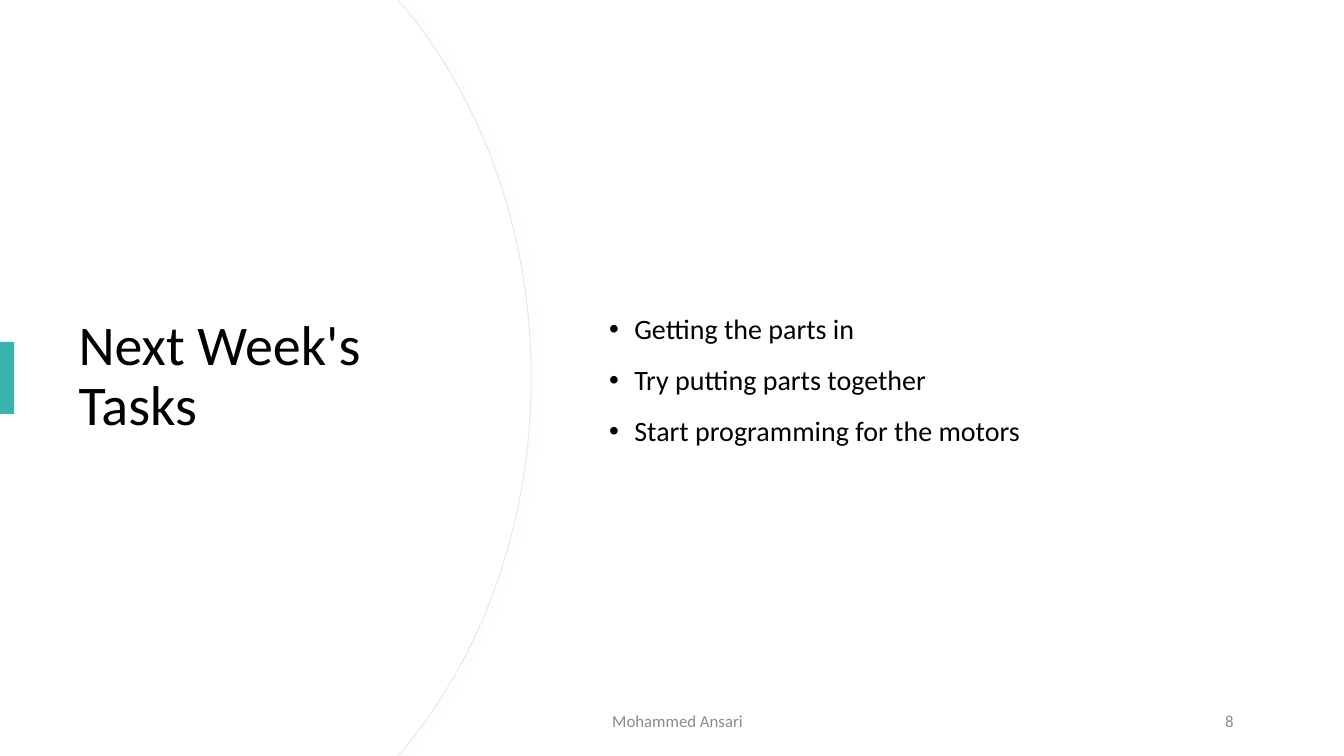
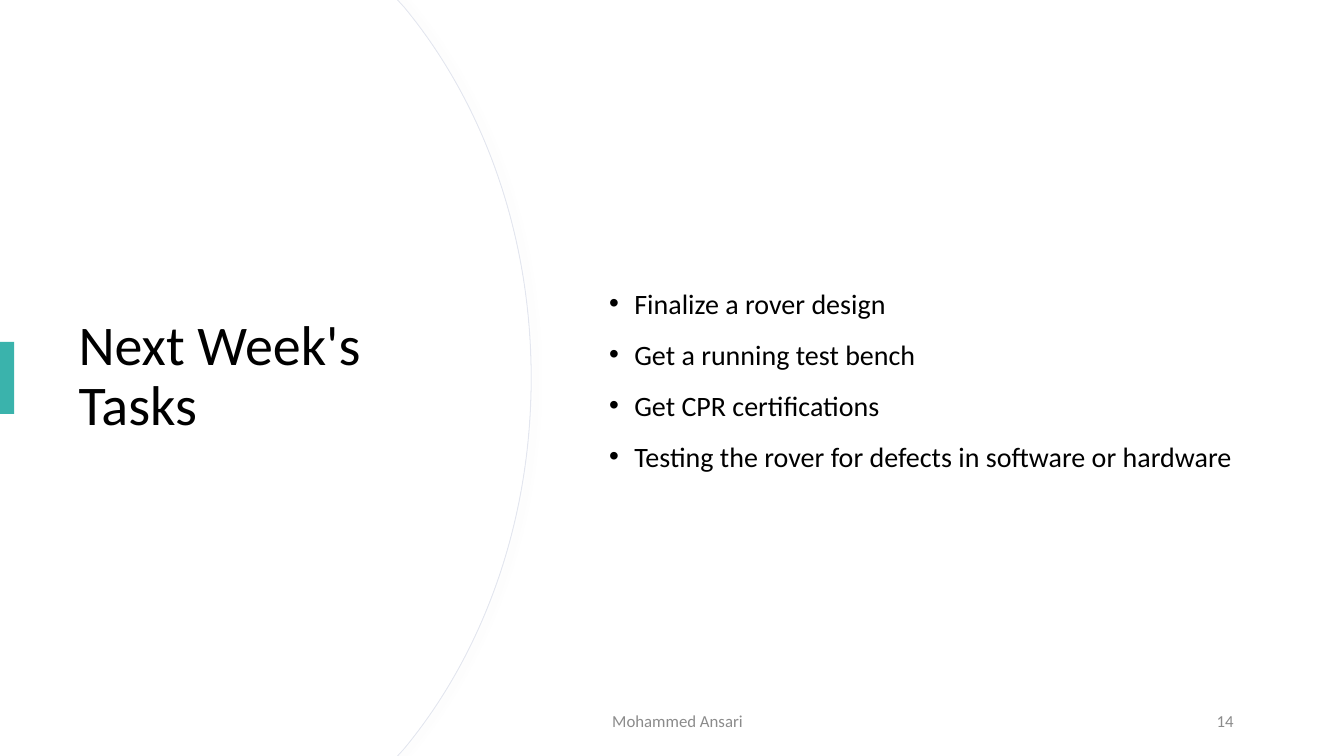
Before and after one commit to dirkt68/pl1-robotics, a slide deck: slide 14 of Presentations/Presentation Jan 26.pptx (slide 8 before the commit). Drawn at 1344x756 pixels with LibreOffice and Linux fonts; fonts in the diff are those of the drawing. Boxes give left, top, right and bottom in pixels: in the first picture for what was removed or moved away, otherwise in the second. Text is boxed around its words. In the diff, an @@ line names an element or a change of style, - is before the commit and + after.

```diff
--- a/Presentations/Presentation Jan 26.pptx
+++ b/Presentations/Presentation Jan 26.pptx
@@ text at [634,294,1232,472]: text changed @@
-• Getting the parts in
-• Try putting parts together
-• Start programming for the motors
+• Finalize a rover design
+• Get a running test bench
+• Get CPR certifications
+• Testing the rover for defects in software or hardware
@@ page number at [1217,716,1234,727]: text changed @@
-8
+14
```
Also in this commit, not shown: 5 other slides changed, 8 slides added, 5 slides removed.
